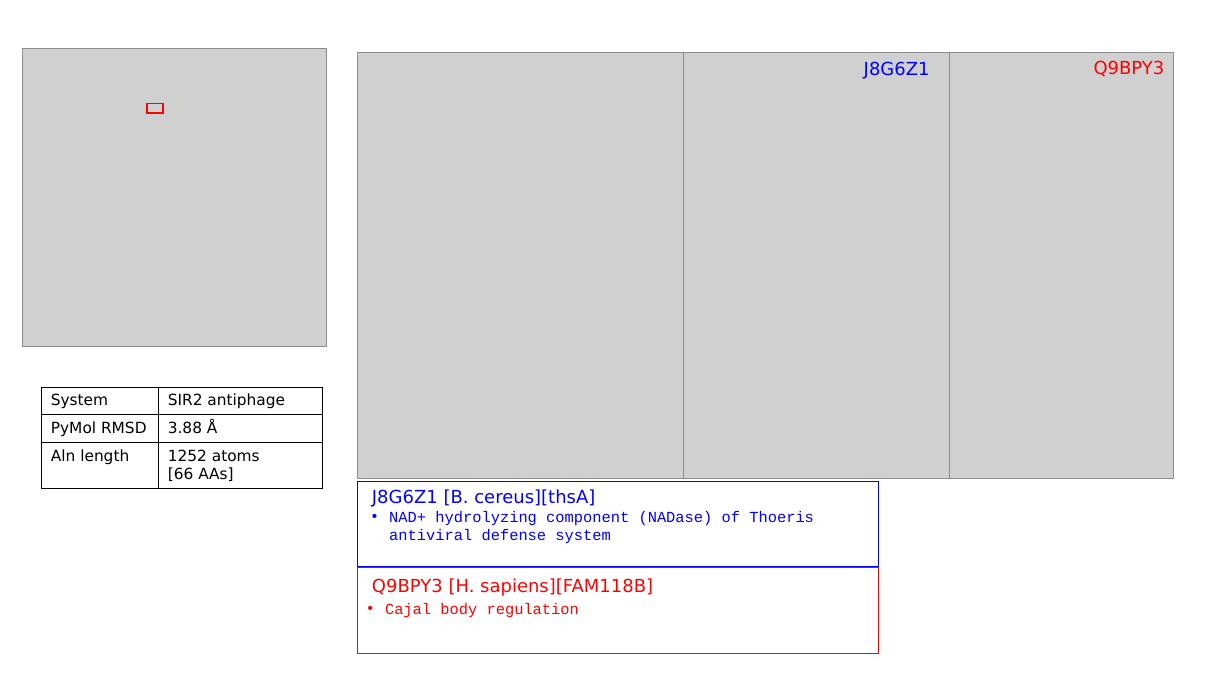
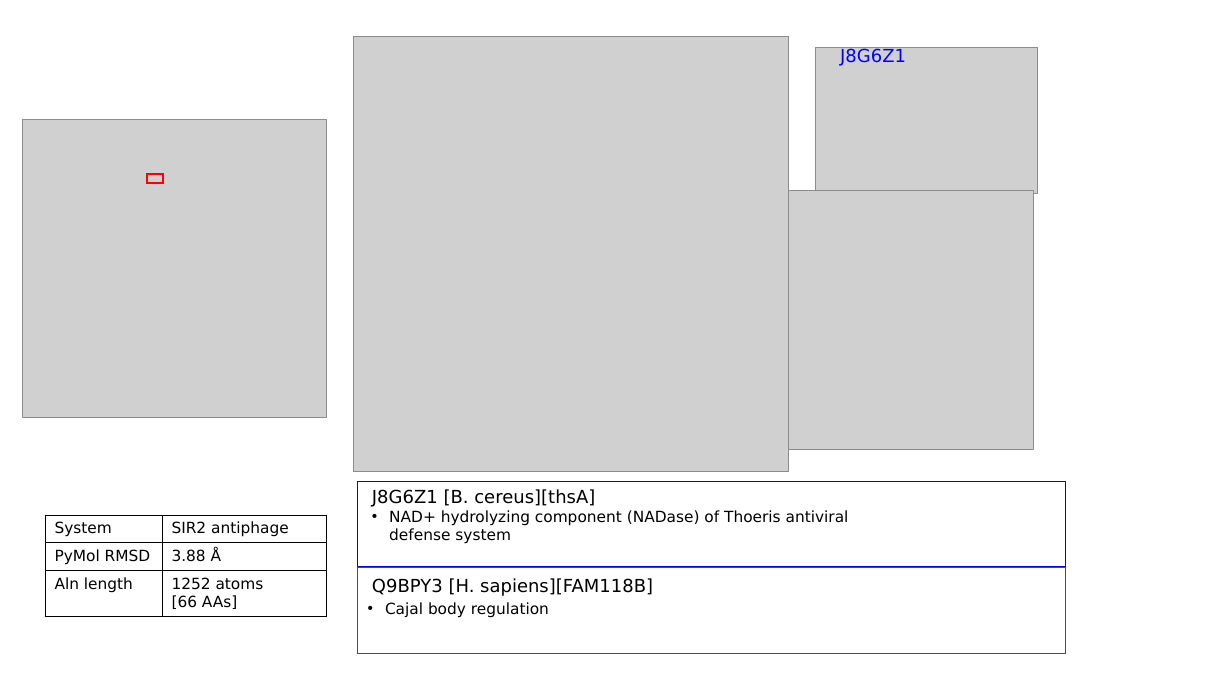
Before and after one commit to juliandeanmoran/BISSH, a slide deck: slide 15 of reports/2026-04-10_projectUpdate_2_jmoran.pptx. Drawn at 1232x693 pixels with LibreOffice and Linux fonts; fonts in the diff are those of the drawing; grey boxes stand for pictures. Boxes give left, top, right and bottom in pixels: in the first picture for what was removed or moved away, otherwise in the second. Text is boxed around its words. In the diff, an @@ line names an element or a change of style, - is before the commit and + after.

```diff
--- a/reports/2026-04-10_projectUpdate_2_jmoran.pptx
+++ b/reports/2026-04-10_projectUpdate_2_jmoran.pptx
@@ picture: place and size @@
-picture at [358,53,684,478]
+picture at [354,37,789,471]
@@ picture removed at [684,53,950,478] @@
@@ text "J8G6Z1": place and size @@
-text "J8G6Z1" at [864,61,930,79]
+text "J8G6Z1" at [840,48,906,66]
@@ picture added at [816,47,1038,193] @@
@@ picture removed at [950,53,1174,478] @@
@@ text removed at [1094,60,1165,77] @@
-Q9BPY3
@@ picture: place and size @@
-picture at [22,49,326,347]
+picture at [22,119,326,417]
@@ rectangle: place and size @@
-rectangle at [147,104,163,113]
+rectangle at [147,174,163,183]
@@ picture added at [788,190,1033,450] @@
@@ rectangle: place and size @@
-rectangle at [358,482,879,567]
+rectangle at [358,482,1066,567]
@@ text "J8G6Z1 [B. cereus][thsA]" at [372,489,595,507]: text colour #0000FF to #000000 @@
@@ text "NAD+ hydrolyzing component (NADase) of ..." at [389,510,849,544]: font Courier New to DejaVu Sans, text colour #0000FF to #000000 @@
@@ table: place and size @@
-table at [42,387,323,489]
+table at [45,515,327,616]
@@ rectangle: place and size @@
-rectangle at [358,568,879,653]
+rectangle at [358,568,1066,653]
@@ text "Cajal body regulation" at [385,602,549,618]: font Courier New to DejaVu Sans, text colour #FF0000 to #000000 @@
@@ text "Q9BPY3 [H. sapiens][FAM118B]" at [372,578,653,596]: text colour #FF0000 to #000000 @@
```
Also in this commit, not shown: 3 other slides changed.
